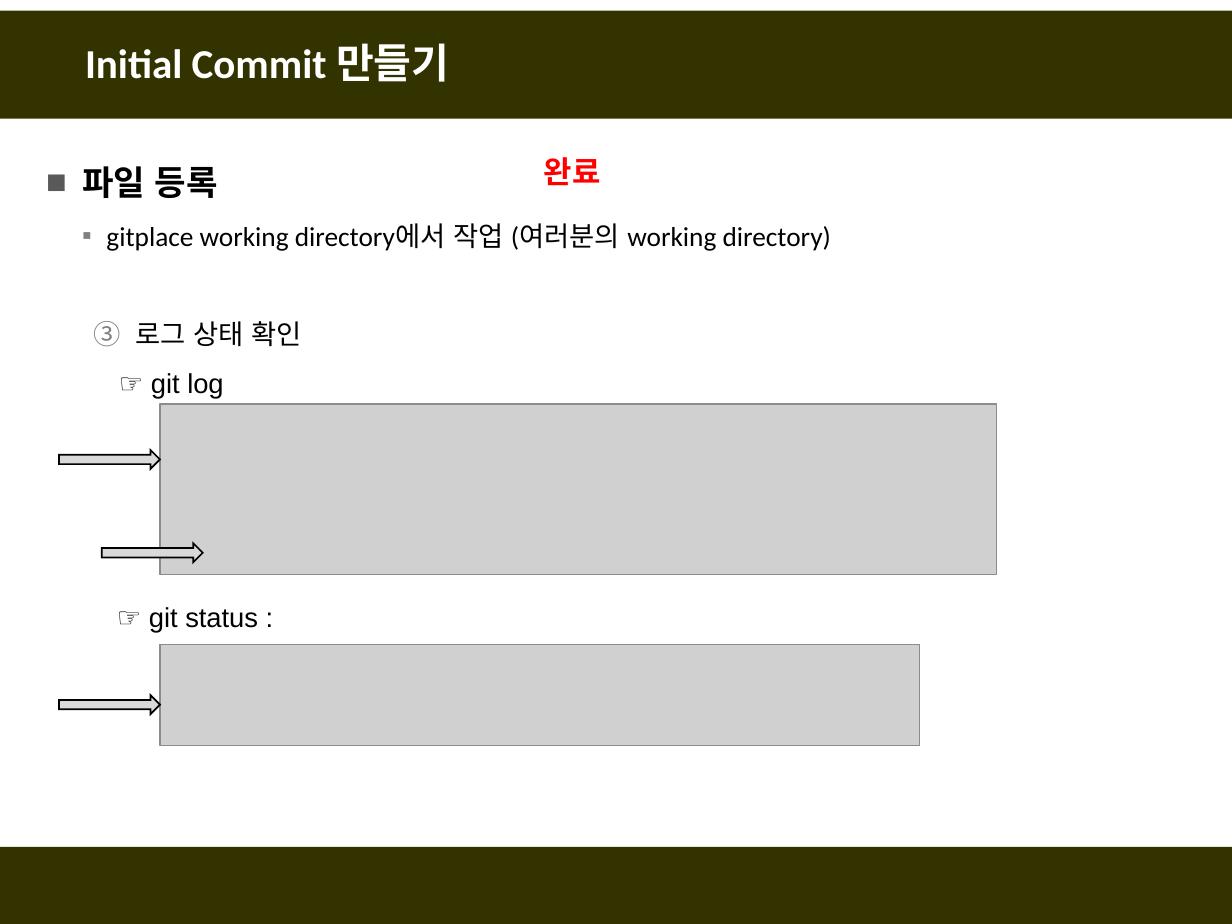
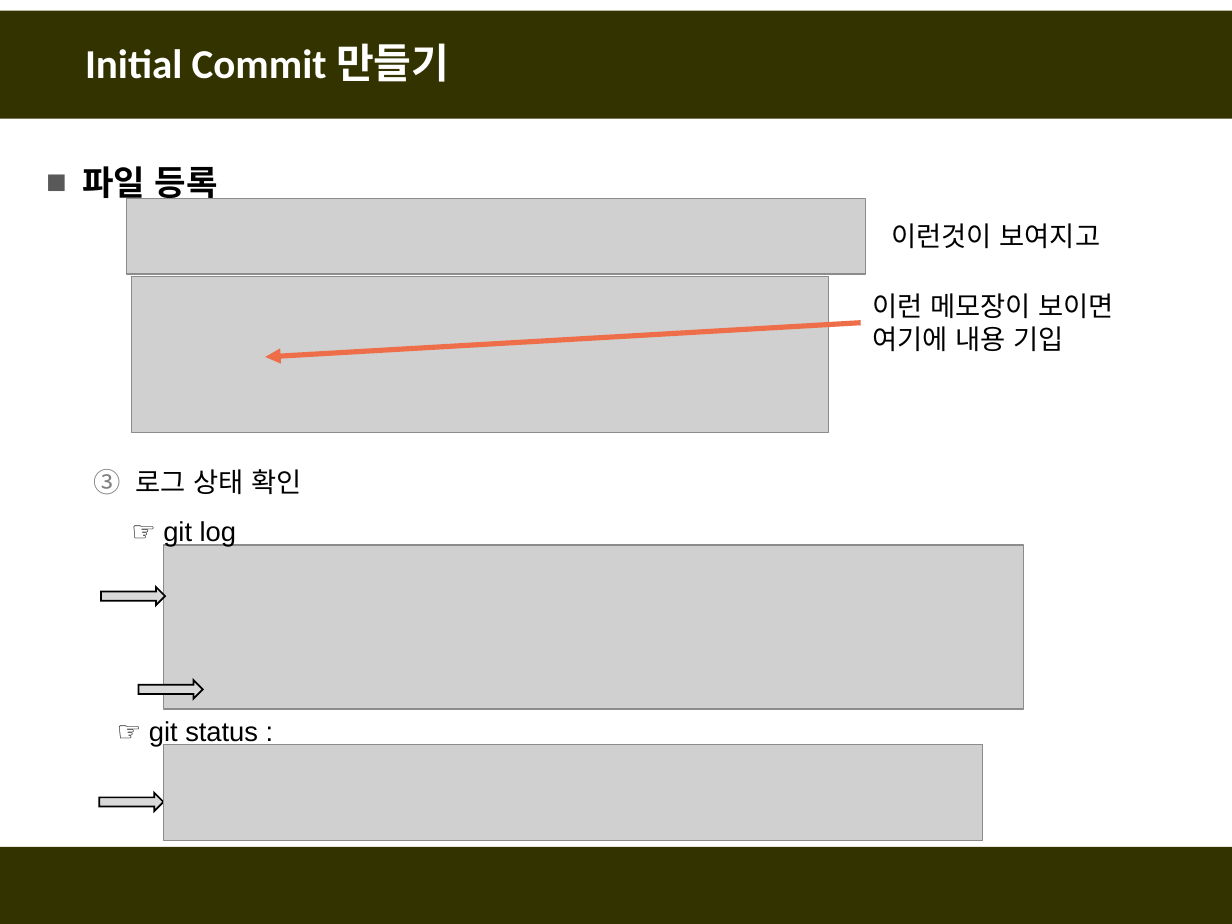
Before and after one commit to fasthill/github-lecture, a slide deck: slide 15 of git및github첫걸음.pptx. Drawn at 1232x924 pixels with LibreOffice and Linux fonts; fonts in the diff are those of the drawing; grey boxes stand for pictures. Boxes give left, top, right and bottom in pixels: in the first picture for what was removed or moved away, otherwise in the second. Text is boxed around its words. In the diff, an @@ line names an element or a change of style, - is before the commit and + after.

```diff
--- a/git및github첫걸음.pptx
+++ b/git및github첫걸음.pptx
@@ text removed at <box>544,157,601,186</box> @@
-완료
@@ picture added at <box>127,198,866,274</box> @@
@@ text at <box>106,223,831,251</box>: paragraph removed @@
-  ▪ gitplace working directory에서 작업 (여러분의 working directory)
@@ text added at <box>892,223,1101,249</box>, 16 pt, text #000000 @@
+이런것이 보여지고
@@ picture added at <box>132,276,829,432</box> @@
@@ text added at <box>873,293,1114,352</box>, 16 pt, text #000000 @@
+이런 메모장이 보이면
+여기에 내용 기입
@@ arrow added from (861, 323) to (265, 357), #EE6E4A 3 pt @@
@@ picture removed at <box>160,404,997,575</box> @@
@@ text at <box>136,469,302,494</box>: font Calibri to Arial in "로그 상태 확인" @@
@@ picture added at <box>164,545,1024,708</box> @@
@@ left arrow: place and size @@
-left arrow at <box>59,450,160,468</box>
+left arrow at <box>101,586,165,605</box>
@@ picture removed at <box>160,644,920,745</box> @@
@@ left arrow: place and size @@
-left arrow at <box>102,543,203,562</box>
+left arrow at <box>138,680,202,699</box>
@@ picture added at <box>164,744,983,840</box> @@
@@ left arrow: place and size @@
-left arrow at <box>59,695,160,713</box>
+left arrow at <box>100,792,164,811</box>
```
Also in this commit, not shown: 25 other slides changed, 19 slides added, 1 slide removed.
